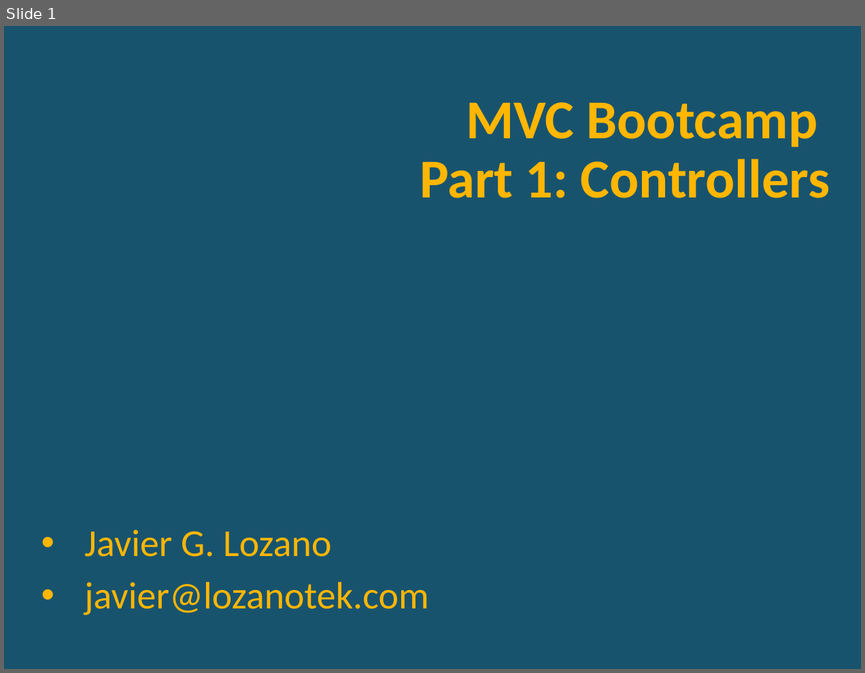
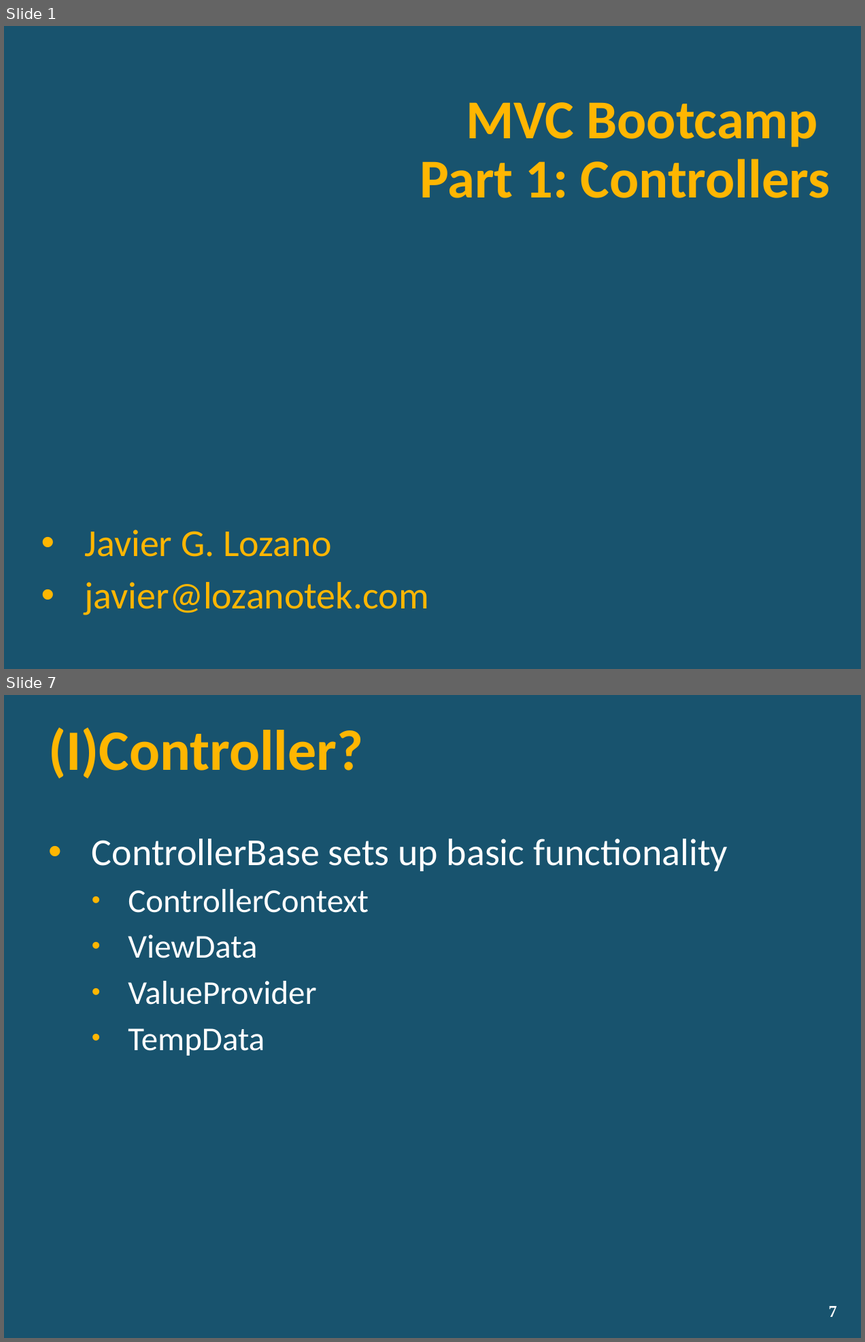
Before and after one commit to lozanotek/MVCBootcamp, a slide deck: slides/part1_controllers.pptx. Shown one above the other, each under a label of ours: slide 1 before the commit, slides 1 and 7 after it; the slides between them are not shown. The pictures are 865x673 and 865x1342 pixels, drawn with LibreOffice and Linux fonts; fonts in the diff are those of the drawing; background and template pictures are left out. Boxes give left, top, right and bottom in pixels: in the first picture for what was removed or moved away, otherwise in the second. Text is boxed around its words. In the diff, an @@ line names an element or a change of style, - is before the commit and + after.

Commit message:
Finished part 1.2 - controllers

```diff
--- a/slides/part1_controllers.pptx
+++ b/slides/part1_controllers.pptx
@@ slide 7 added at (x1=4, y1=695, x2=861, y2=1338), background picture (left out) @@
@@ title added at (x1=48, y1=728, x2=363, y2=779), 48 pt, text #FFB601, bold @@
+(I)Controller?
@@ text added at (x1=92, y1=838, x2=728, y2=1055), 28 pt, text #FFFFFF @@
+• ControllerBase sets up basic functionality
+  • ControllerContext
+  • ViewData
+  • ValueProvider
+  • TempData
@@ page number added at (x1=828, y1=1306, x2=836, y2=1317), 14 pt, text #FFFFFF, bold @@
+7
```
Also in this commit, not shown: 8 other slides added, 2 slides removed.
